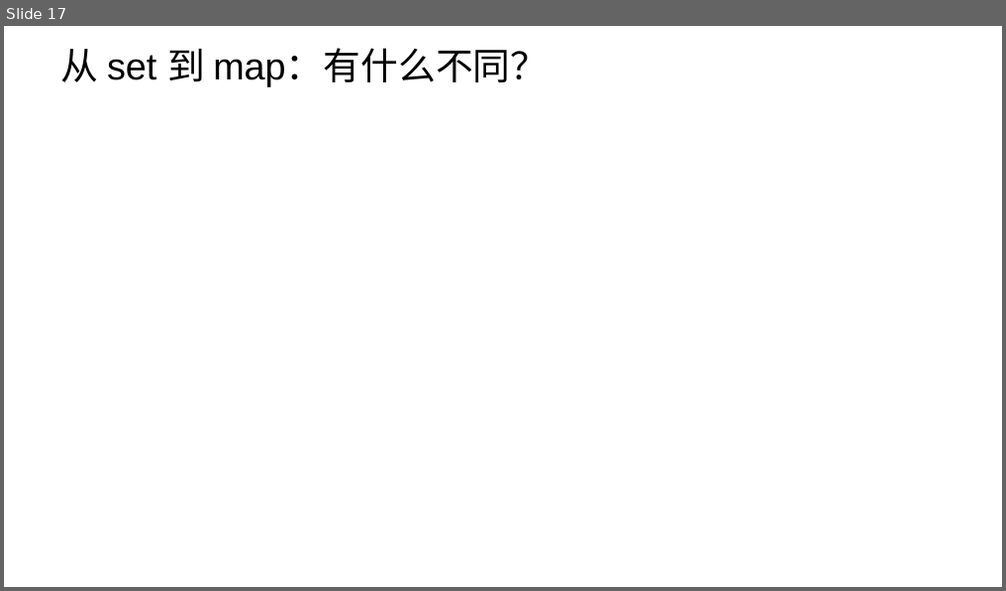
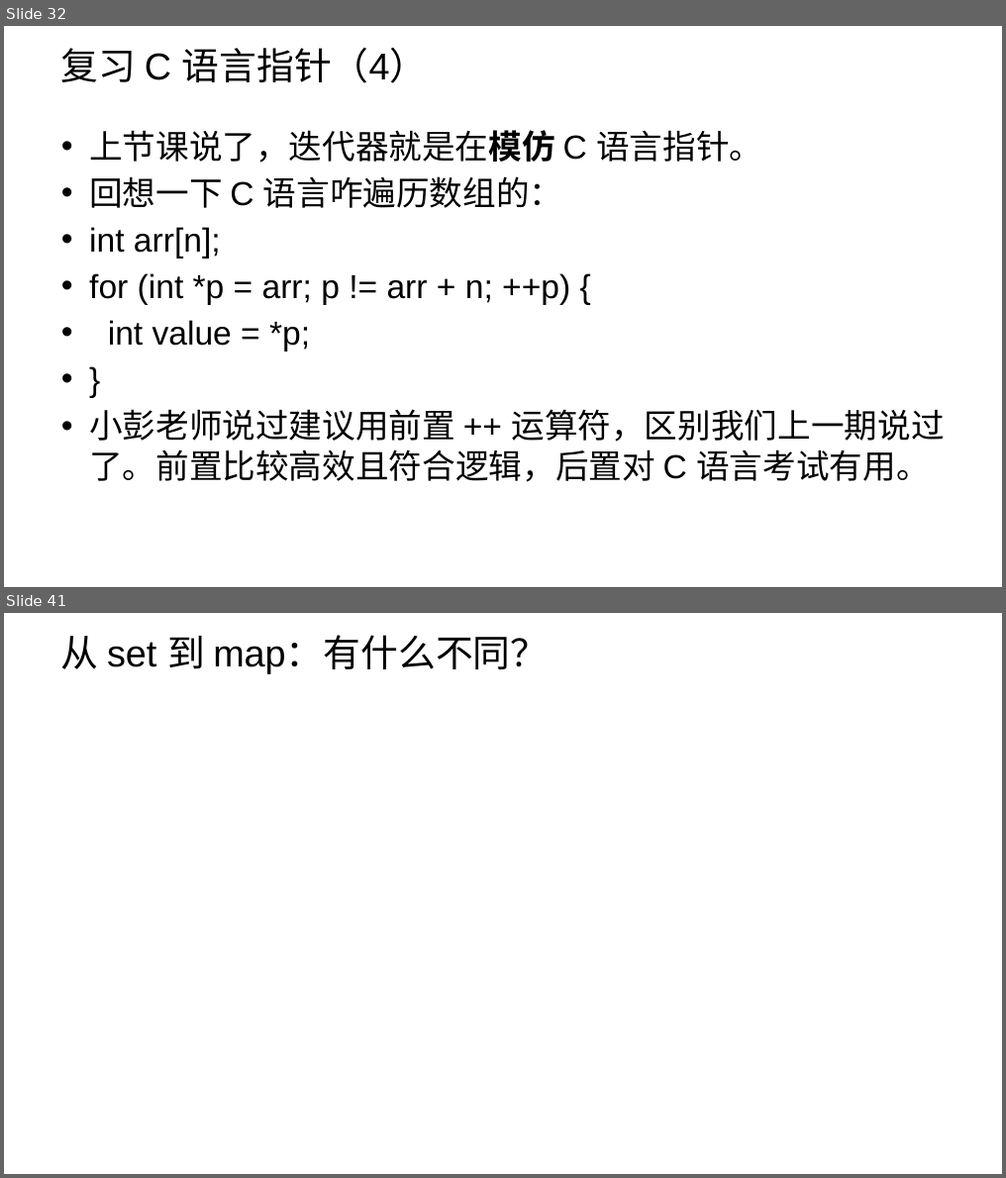
Before and after one commit to parallel101/course, a slide deck: 14/slides.pptx. Shown one above the other, each under a label of ours: slide 17 before the commit, slides 32 and 41 after it; the slides between them are not shown. The pictures are 1006x591 and 1006x1178 pixels, drawn with LibreOffice and Linux fonts; fonts in the diff are those of the drawing; background and template pictures are left out. Boxes give left, top, right and bottom in pixels: in the first picture for what was removed or moved away, otherwise in the second. Text is boxed around its words. In the diff, an @@ line names an element or a change of style, - is before the commit and + after.

```diff
--- a/14/slides.pptx
+++ b/14/slides.pptx
@@ slide 32 added at box(4, 26, 1002, 587), background picture (left out) @@
@@ title added at box(61, 48, 428, 83), 36 pt, text #000000 @@
+复习 C 语言指针（4）
@@ text added at box(89, 130, 944, 482), 32 pt, text #000000 @@
+• 上节课说了，迭代器就是在模仿 C 语言指针。
+• 回想一下 C 语言咋遍历数组的：
+• int arr[n];
+• for (int *p = arr; p != arr + n; ++p) {
+• int value = *p;
+• }
+• 小彭老师说过建议用前置 ++ 运算符，区别我们上一期说过了。前置比较高效且符合逻辑，后置对 C 语言考试有用。
@@ what was slide 17 is now slide 41 @@
```
Also in this commit, not shown: 2 slides changed, 21 other slides added, 12 other files.
